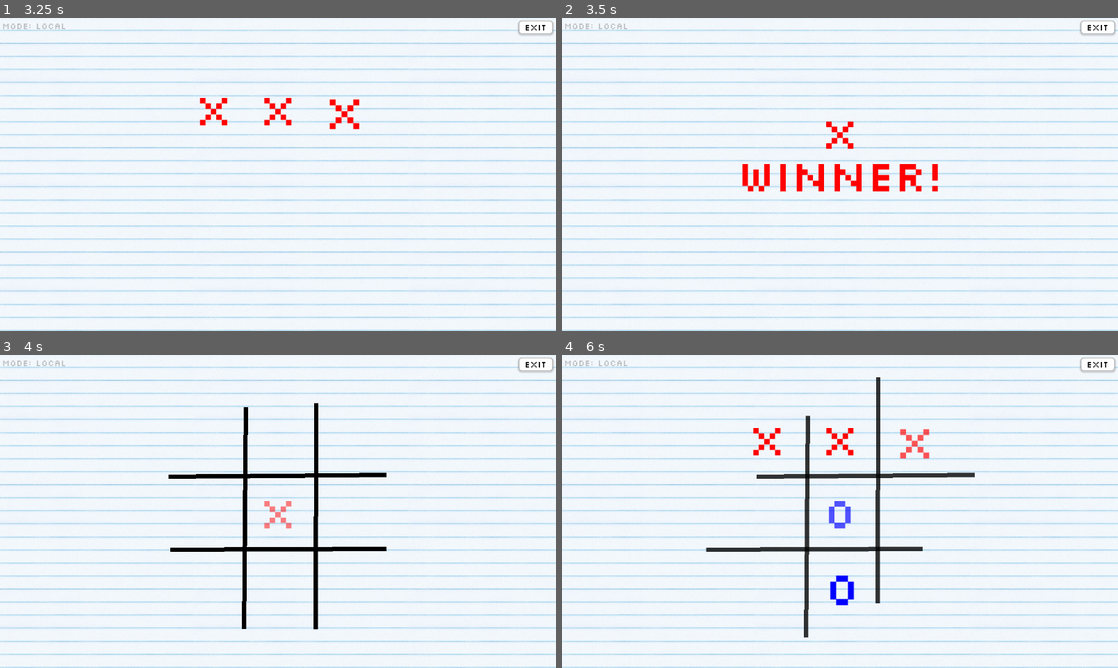
Above: before the commit, frames 1-4 (two rows, left to right).
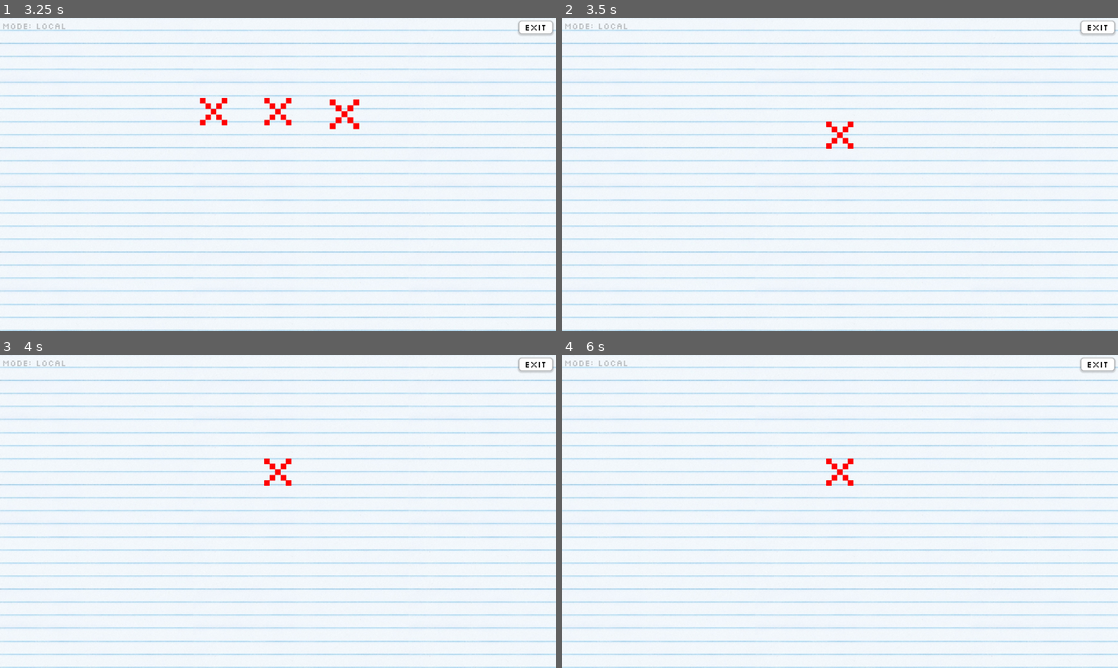
Above: after the commit, the same moments.

Repository: Neo-Ciber94/godot_tic_tac_toe
Game: Godot game, scene res://ui/scenes/main_menu.tscn
The game is run twice, just before and just after one commit, with the same random seed, the same clock (stepped at 60 frames per second) and the same inputs.
Inputs (mouse positions are in pixels of both pictures, inside the frame that each line leads up to):
- Up to frame 1 (3.25 s): click "Play Local" at 0.5 s; tap Enter at 1.25 s; move the mouse to (205, 102) at 1.27 s; click (205, 102) at 1.42 s; move the mouse to (278, 102) at 2.02 s; click (278, 102) at 2.17 s; move the mouse to (350, 102) at 2.77 s; click (350, 102) at 2.92 s
- Up to frame 2 (3.5 s): no input
- Up to frame 3 (4 s): move the mouse to (278, 511) at 3.52 s; click (278, 511) at 3.67 s
- Up to frame 4 (6 s): tap Space at 4.25 s; move the mouse to (767, 439) at 4.27 s; click (767, 439) at 4.42 s; move the mouse to (840, 439) at 5.02 s; click (840, 439) at 5.17 s; move the mouse to (912, 439) at 5.77 s; click (912, 439) at 5.92 s

Frame 1 is identical in both runs. In frame 2, 1.4% of the frame differs, in the area x 32-68%, y 46-56%; in frame 3, 2.7%; in frame 4, 3.4%, in the area x 25-75%, y 7-91%.
Error after the commit: Invalid call. Nonexistent function 'change_text' in base 'RichTextLabel (MessageDisplay)'. (res://ui/scenes/local_game.gd:90)

Commit message:
Update message display

Diff:
--- a/core/network_manager.gd
+++ b/core/network_manager.gd
@@ -1,5 +1,11 @@
 class_name NetworkManager;
 extends Node
+
+enum GameTerminationReason {
+	PLAYER_QUIT,
+	TIMEOUT,
+	JUST_BECAUSE
+}
 
 class OnlineMatch:
 	var game_match: Match;
@@ -18,7 +24,7 @@
 signal on_game_start(players: Dictionary[String, Player], my_player: String, current_player: String);
 signal on_switch_turns(player: Player, value: String);
 signal on_sync_game_state(board_state: Array[String], current_player: String);
-signal on_player_quit();
+signal on_game_match_terminated(reason: GameTerminationReason);
 
 func _ready():
 	# start the server or client
@@ -37,6 +43,14 @@
 	print("_on_player_disconnected: ", { player_peer = player_peer })
 	_online_players.erase(player_peer.peer_id)
 
+	# remove the match this player was on if any
+	var online_match: OnlineMatch = _server_outgoing_matches.get(player_peer.peer_id);
+
+	if online_match == null:
+		return;
+
+	_server_terminate_game_match(online_match)
+
 @rpc("any_peer", "call_remote", "reliable")
 func join_game():
 	if not multiplayer.is_server():
@@ -54,13 +68,22 @@
 	_server_players_queue.push_back(player);
 	_server_check_can_start_match();
 
-@rpc("any_peer", "call_remote", "reliable")
-func quit_game():
-	if not multiplayer.is_server():
-		return;
-
-	# TODO: notify the other client this player quit
-	on_player_quit.emit();
+func _server_terminate_game_match(online_match: OnlineMatch):
+	var peer_ids = online_match.peer_ids;
+	for peer_id in peer_ids:
+		_server_outgoing_matches.erase(peer_id);
+
+	var game_match = online_match.game_match;
+	game_match.queue_free();
+
+	for peer_id in peer_ids:
+		_notify_game_match_terminated.rpc_id(peer_id, GameTerminationReason.JUST_BECAUSE)
+
+
+@rpc("authority", "call_remote", "reliable")
+func _notify_game_match_terminated(reason: GameTerminationReason):
+	print("_notify_game_match_terminated")
+	on_game_match_terminated.emit(reason)
 
 func _server_check_can_start_match():
 	if _server_players_queue.size() < 2:
--- /dev/null
+++ b/ui/message_display.gd
@@ -0,0 +1,96 @@
+class_name MessageDisplay;
+extends RichTextLabel;
+
+enum Position {
+	CENTER,
+	TOP,
+	BOTTOM
+}
+
+enum Size {
+	SMALL = 25,
+	MEDIUM = 50,
+	LARGE = 100
+}
+
+enum Effect {
+	NONE,
+	SHAKE,
+	WAVE,
+	PULSE,
+	FADE,
+	RAINBOW
+}
+
+class MessageBuilder:
+	var msg_display: MessageDisplay;
+	var position: Position = Position.CENTER;
+	var size: Size = Size.LARGE;
+	var effect: Effect = Effect.NONE;
+
+	func _init(message_display: MessageDisplay):
+		msg_display = message_display;
+
+	func with_position(new_pos: Position) -> MessageBuilder:
+		self.position = new_pos;
+		return self;
+
+	func with_size(new_size: Size) -> MessageBuilder:
+		self.size = new_size;
+		return self;
+
+	func with_effect(new_effect: Effect) -> MessageBuilder:
+		self.effect = new_effect;
+		return self;
+
+	func show_message(msg: String, color: Color = Color.BLACK) -> void:
+		msg_display.show_message(
+			msg,
+			color,
+			position,
+			size,
+			effect
+		)
+
+signal on_click;
+
+func _gui_input(event):
+	if event is InputEventMouseButton and event.pressed:
+		on_click.emit()
+
+
+func with_effect(new_effect: Effect) -> MessageBuilder:
+	return MessageBuilder.new(self).with_effect(new_effect)
+
+func with_position(new_pos: Position) -> MessageBuilder:
+	return MessageBuilder.new(self).with_position(new_pos)
+
+func with_size(new_size: Size) -> MessageBuilder:
+	return MessageBuilder.new(self).with_size(new_size)
+
+func show_message(msg: String, color: Color = Color.BLACK, position: Position = Position.CENTER, size: Size = Size.LARGE, effect = Effect.NONE):
+	match position:
+		Position.CENTER:
+			vertical_alignment = VERTICAL_ALIGNMENT_CENTER
+		Position.TOP:
+			vertical_alignment = VERTICAL_ALIGNMENT_TOP
+		Position.BOTTOM:
+			vertical_alignment = VERTICAL_ALIGNMENT_BOTTOM
+
+	clear()
+	add_theme_font_size_override("normal_font_size", size)
+	push_color(color);
+
+	match effect:
+		Effect.NONE:
+			append_text(msg)
+		Effect.SHAKE:
+			append_text("[shake]" + msg + "[/shake]")
+		Effect.WAVE:
+			append_text("[wave]" + msg + "[/wave]")
+		Effect.PULSE:
+			append_text("[pulse]" + msg + "[/pulse]")
+		Effect.FADE:
+			append_text("[fade]" + msg + "[/fade]")
+		Effect.RAINBOW:
+			append_text("[rainbow]" + msg + "[/rainbow]")
--- /dev/null
+++ b/ui/message_display.tscn
@@ -0,0 +1,26 @@
+[gd_scene load_steps=3 format=3 uid="uid://c5x01dexo3f2f"]
+
+[ext_resource type="FontFile" uid="uid://dy04l2c31hyma" path="res://art/fonts/Silkscreen-Regular.ttf" id="1_x6svd"]
+[ext_resource type="Script" uid="uid://da8l0bgfhmq32" path="res://ui/message_display.gd" id="2_hjo00"]
+
+[node name="MessageDisplay" type="RichTextLabel"]
+clip_contents = false
+anchors_preset = 15
+anchor_right = 1.0
+anchor_bottom = 1.0
+grow_horizontal = 2
+grow_vertical = 2
+theme_override_colors/default_color = Color(0, 0, 0, 1)
+theme_override_fonts/normal_font = ExtResource("1_x6svd")
+theme_override_font_sizes/bold_italics_font_size = 100
+theme_override_font_sizes/italics_font_size = 100
+theme_override_font_sizes/mono_font_size = 100
+theme_override_font_sizes/normal_font_size = 100
+theme_override_font_sizes/bold_font_size = 100
+bbcode_enabled = true
+text = "This is a label"
+scroll_active = false
+autowrap_mode = 0
+horizontal_alignment = 1
+vertical_alignment = 1
+script = ExtResource("2_hjo00")
--- a/ui/result_message.gd
+++ /dev/null
@@ -1,14 +0,0 @@
-extends CenterContainer;
-class_name ResultMessage;
-
-@onready var label = $Label;
-
-signal on_click;
-
-func change_text(msg: String, color: Color = Color.BLACK):
-	label.text = msg;
-	label.add_theme_color_override("font_color", color)
-
-func _gui_input(event):
-	if event is InputEventMouseButton and event.pressed:
-		on_click.emit()
--- a/ui/result_message.tscn
+++ /dev/null
@@ -1,30 +0,0 @@
-[gd_scene load_steps=3 format=3 uid="uid://c5x01dexo3f2f"]
-
-[ext_resource type="FontFile" uid="uid://dy04l2c31hyma" path="res://art/fonts/Silkscreen-Regular.ttf" id="1_x6svd"]
-[ext_resource type="Script" uid="uid://da8l0bgfhmq32" path="res://ui/result_message.gd" id="2_hjo00"]
-
-[node name="ResultMessage" type="CenterContainer"]
-anchors_preset = 8
-anchor_left = 0.5
-anchor_top = 0.5
-anchor_right = 0.5
-anchor_bottom = 0.5
-offset_left = -462.5
-offset_top = -64.0
-offset_right = 462.5
-offset_bottom = 64.0
-grow_horizontal = 2
-grow_vertical = 2
-size_flags_horizontal = 4
-size_flags_vertical = 4
-script = ExtResource("2_hjo00")
-
-[node name="Label" type="Label" parent="."]
-layout_mode = 2
-size_flags_horizontal = 4
-theme_override_colors/font_color = Color(0, 0, 0, 1)
-theme_override_fonts/font = ExtResource("1_x6svd")
-theme_override_font_sizes/font_size = 100
-text = "This is a label"
-horizontal_alignment = 1
-vertical_alignment = 1
--- a/ui/scenes/local_game.gd
+++ b/ui/scenes/local_game.gd
@@ -2,7 +2,7 @@
 extends Node
 
 @onready var _board: Board = $Board;
-@onready var _game_over_message: ResultMessage = $ResultMessage;
+@onready var _message_display: MessageDisplay = $MessageDisplay;
 
 @export var mode: Constants.GameMode = Application.game_mode;
 @export var difficulty: CpuPlayer.Difficulty = Application.difficulty;
@@ -12,7 +12,7 @@
 var _my_player: String;
 
 func _ready():
-	_game_over_message.hide();
+	_message_display.hide();
 	_board.on_hover.connect(_on_hover);
 
 	start_game()
@@ -84,16 +84,16 @@
 
 	# Show the winner result_message
 	if winner.is_tie():
-		_game_over_message.change_text("It's a tie", Color.BLACK);
+		_message_display.change_text("It's a tie", Color.BLACK);
 	else:
 		var color = Constants.PLAYER_DEFAULTS[winner.get_value()];
-		_game_over_message.change_text("winner!", color)
+		_message_display.change_text("winner!", color)
 
-	_game_over_message.show();
+	_message_display.show();
 
 	# Wait to click for restart
-	await _game_over_message.on_click;
-	_game_over_message.hide();
+	await _message_display.on_click;
+	_message_display.hide();
 	_game_match.reset_board();
 	_start_match();
 
--- a/ui/scenes/local_game.tscn
+++ b/ui/scenes/local_game.tscn
@@ -4,7 +4,7 @@
 [ext_resource type="PackedScene" uid="uid://dhig53gq04o6f" path="res://ui/bg.tscn" id="2_dwi3w"]
 [ext_resource type="PackedScene" uid="uid://b3ip1iq14gssr" path="res://ui/exit_button.tscn" id="3_o5r27"]
 [ext_resource type="PackedScene" uid="uid://bsnfsnusy3s2j" path="res://ui/board/board.tscn" id="3_qnt06"]
-[ext_resource type="PackedScene" uid="uid://c5x01dexo3f2f" path="res://ui/result_message.tscn" id="4_qnt06"]
+[ext_resource type="PackedScene" uid="uid://c5x01dexo3f2f" path="res://ui/message_display.tscn" id="4_qnt06"]
 [ext_resource type="PackedScene" uid="uid://bxxdx3ieo2oag" path="res://ui/game_mode_label.tscn" id="5_jx47x"]
 
 [node name="LocalGame" type="Node"]
@@ -15,7 +15,7 @@
 
 [node name="Board" parent="." instance=ExtResource("3_qnt06")]
 
-[node name="ResultMessage" parent="." instance=ExtResource("4_qnt06")]
+[node name="MessageDisplay" parent="." instance=ExtResource("4_qnt06")]
 visible = false
 
 [node name="GameModeLabel" parent="." instance=ExtResource("5_jx47x")]
--- a/ui/scenes/online_game.gd
+++ b/ui/scenes/online_game.gd
@@ -2,7 +2,7 @@
 extends Node
 
 @onready var _board: Board = $Board;
-@onready var _game_over_message: ResultMessage = $ResultMessage;
+@onready var _message_display: MessageDisplay = $MessageDisplay;
 
 var _players : Dictionary[String, Player] = {}
 var _my_player: String;
@@ -13,8 +13,8 @@
 
 func _ready():
 	_board.hide();
-	_game_over_message.show();
-	_game_over_message.change_text("Waiting for players...");
+	_message_display.show();
+	_message_display.with_size(MessageDisplay.Size.MEDIUM).with_effect(MessageDisplay.Effect.FADE).show_message("Waiting for players...");
 
 	_board.on_hover.connect(_on_hover);
 	_board.on_click.connect(_on_click);
@@ -25,6 +25,7 @@
 	NetworkManagerInstance.on_game_over.connect(_on_game_over)
 	NetworkManagerInstance.on_player_move.connect(_on_player_move)
 	NetworkManagerInstance.on_switch_turns.connect(_on_switch_turns)
+	NetworkManagerInstance.on_game_match_terminated.connect(_on_game_match_terminated)
 
 func _on_sync_game_state(board_state: Array[String], current_player: String):
 	_board_state = board_state;
@@ -36,7 +37,7 @@
 	_my_player = my_player;
 	_is_finished = false;
 
-	_game_over_message.hide();
+	_message_display.hide();
 	_board.show()
 	_board.prepare_board();
 	_board.fill_slots(Constants.EMPTY, Color.TRANSPARENT)
@@ -62,23 +63,37 @@
 
 	# Show the winner result_message
 	if winner.is_tie():
-		_game_over_message.change_text("It's a tie", Color.BLACK);
+		_message_display.change_text("It's a tie", Color.BLACK);
 	else:
 		var color = Constants.PLAYER_DEFAULTS[winner.get_value()];
-		_game_over_message.change_text("winner!", color)
+		_message_display.change_text("winner!", color)
 
-	_game_over_message.show();
+	_message_display.show();
 
 	# Wait to click for restart
-	await _game_over_message.on_click;
-	_game_over_message.hide();
+	await _message_display.on_click;
+	_message_display.hide();
 	NetworkManagerInstance.restart_match.rpc();
 
+func _on_game_match_terminated(reason: NetworkManager.GameTerminationReason):
+	var msg = (
+		"Player Timeout" if reason == NetworkManager.GameTerminationReason.TIMEOUT
+		else "Player Quit" if reason == NetworkManager.GameTerminationReason.PLAYER_QUIT
+		else "Done with you" if reason == NetworkManager.GameTerminationReason.JUST_BECAUSE
+		else "Game was terminated" # unreachable
+	)
+
+	_is_finished = true;
+	_board.hide();
+	_message_display.change_text(msg, Color.RED);
 
 func _has_value(index: int):
 	return _board_state[index] != Constants.EMPTY
 
 func _on_click(_slot: Slot, index: int):
+	if _is_finished:
+		return;
+
 	if _my_player != _current_player:
 		print("not your turn")
 		return;
--- a/ui/scenes/online_game.tscn
+++ b/ui/scenes/online_game.tscn
@@ -6,7 +6,7 @@
 [ext_resource type="PackedScene" uid="uid://bsnfsnusy3s2j" path="res://ui/board/board.tscn" id="3_mp2bn"]
 [ext_resource type="PackedScene" uid="uid://bxxdx3ieo2oag" path="res://ui/game_mode_label.tscn" id="4_5ktll"]
 [ext_resource type="Script" uid="uid://b8tkbg60gbvia" path="res://ui/exit_button.gd" id="4_nnyyo"]
-[ext_resource type="PackedScene" uid="uid://c5x01dexo3f2f" path="res://ui/result_message.tscn" id="5_mp2bn"]
+[ext_resource type="PackedScene" uid="uid://c5x01dexo3f2f" path="res://ui/message_display.tscn" id="5_mp2bn"]
 [ext_resource type="PackedScene" uid="uid://00niqossu4ex" path="res://ui/server_indicator.tscn" id="6_5ktll"]
 
 [node name="OnlineGame" type="Node"]
@@ -18,7 +18,7 @@
 
 [node name="GameModeLabel" parent="." instance=ExtResource("4_5ktll")]
 
-[node name="ResultMessage" parent="." instance=ExtResource("5_mp2bn")]
+[node name="MessageDisplay" parent="." instance=ExtResource("5_mp2bn")]
 visible = false
 
 [node name="ServerIndicator" parent="." instance=ExtResource("6_5ktll")]
Renamed: ui/result_message.gd.uid -> ui/message_display.gd.uid
